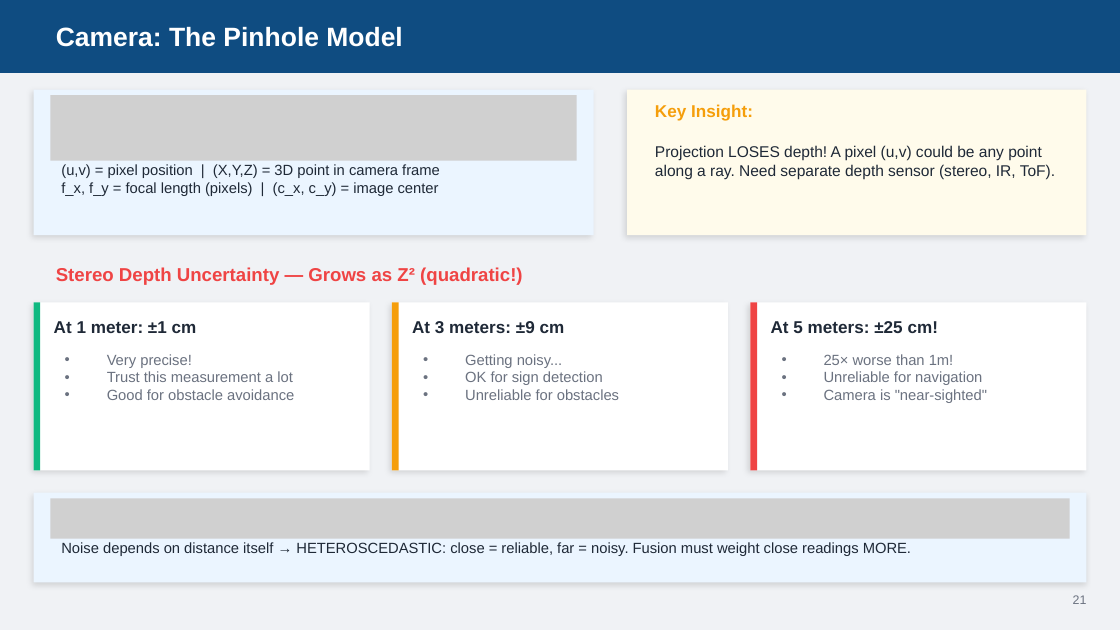
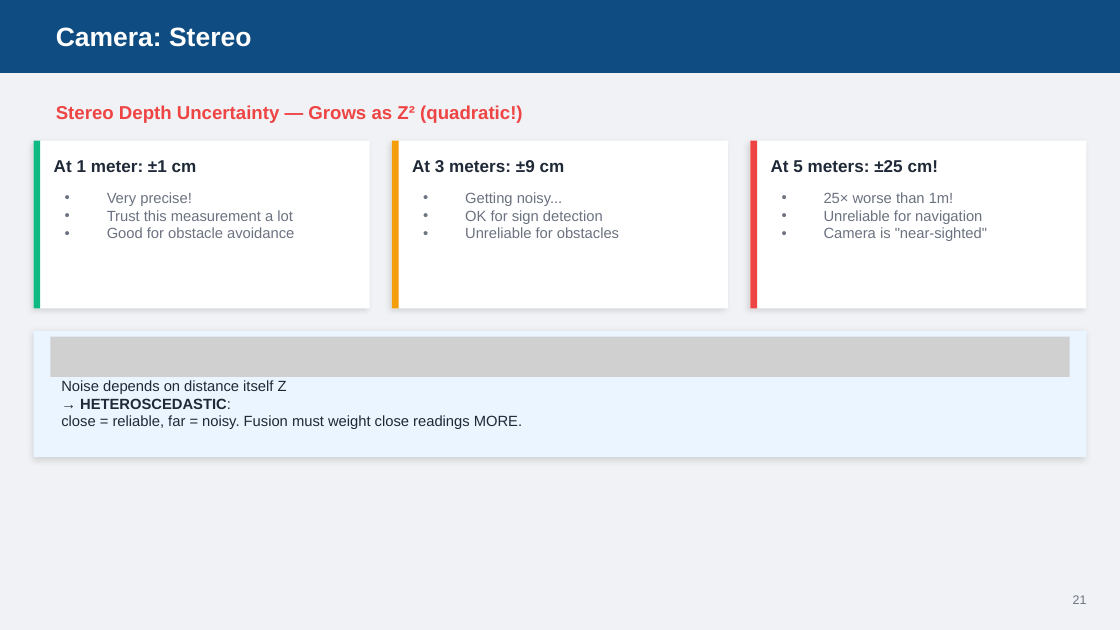
Before and after one commit to AbbadiAhmad/mobile_robots_course, a slide deck: slide 24 of Slides/Mod04/Mod04_Sensors.pptx (slide 21 before the commit). Drawn at 1120x630 pixels with LibreOffice and Linux fonts; fonts in the diff are those of the drawing; grey boxes stand for pictures. Boxes give left, top, right and bottom in pixels: in the first picture for what was removed or moved away, otherwise in the second. Text is boxed around its words. In the diff, an @@ line names an element or a change of style, - is before the commit and + after.

```diff
--- a/Slides/Mod04/Mod04_Sensors.pptx
+++ b/Slides/Mod04/Mod04_Sensors.pptx
@@ text at bbox=[56, 27, 251, 47]: text changed @@
-Camera: The Pinhole Model
+Camera: Stereo
@@ rectangle removed at bbox=[34, 90, 594, 235] @@
@@ text "Stereo Depth Uncertainty — Grows ...": place and size @@
-text "Stereo Depth Uncertainty — Grows ..." at bbox=[56, 267, 522, 285]
+text "Stereo Depth Uncertainty — Grows ..." at bbox=[56, 105, 522, 123]
@@ picture removed at bbox=[50, 95, 577, 160] @@
@@ rectangle removed at bbox=[627, 90, 1086, 235] @@
@@ text removed at bbox=[655, 104, 1055, 179] @@
-Key Insight:
-Projection LOSES depth! A pixel (u,v) could be any point along a ray. Need separate depth sensor (stereo, IR, ToF).
@@ 6 texts, 6 rectangles: place and size @@
-6 texts, 6 rectangles at bbox=[34, 302, 1086, 470]
+6 texts, 6 rectangles at bbox=[34, 140, 1086, 308]
@@ text removed at bbox=[61, 164, 440, 196] @@
-(u,v) = pixel position | (X,Y,Z) = 3D point in camera frame
-f_x, f_y = focal length (pixels) | (c_x, c_y) = image center
@@ rectangle: place and size @@
-rectangle at bbox=[34, 493, 1086, 582]
+rectangle at bbox=[34, 332, 1086, 457]
@@ picture added at bbox=[50, 336, 1070, 376] @@
@@ text at bbox=[61, 380, 522, 429]: text changed @@
-Noise depends on distance itself → HETEROSCEDASTIC: close = reliable, far = noisy. Fusion must weight close readings MORE.
+Noise depends on distance itself Z
+→ HETEROSCEDASTIC:
+close = reliable, far = noisy. Fusion must weight close readings MORE.
@@ picture removed at bbox=[50, 498, 1070, 539] @@
```
Also in this commit, not shown: 10 other slides changed, 4 slides added, 1 other file.
